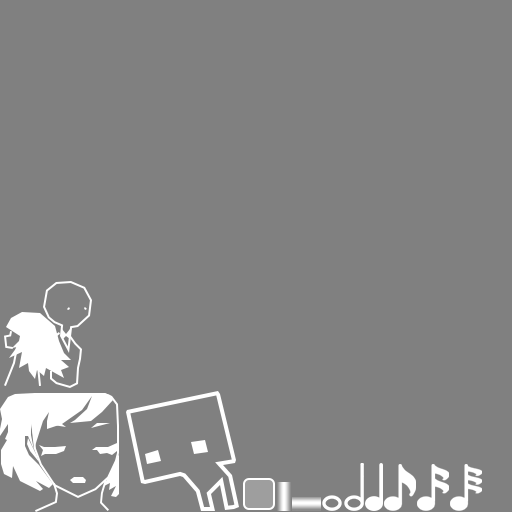
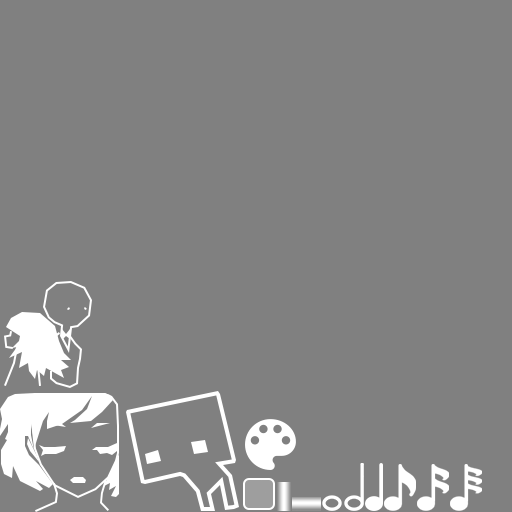
The second 512 × 512 image is a revision of the first. Changes to its layers:
added group "组 2" with 1 layers above "组 1" over [245, 419, 296, 470]
added layer "palette" in group "组 2" over [245, 419, 296, 470]
added group "组 1" with 4 layers above "BG" over [253, 463, 275, 470]
